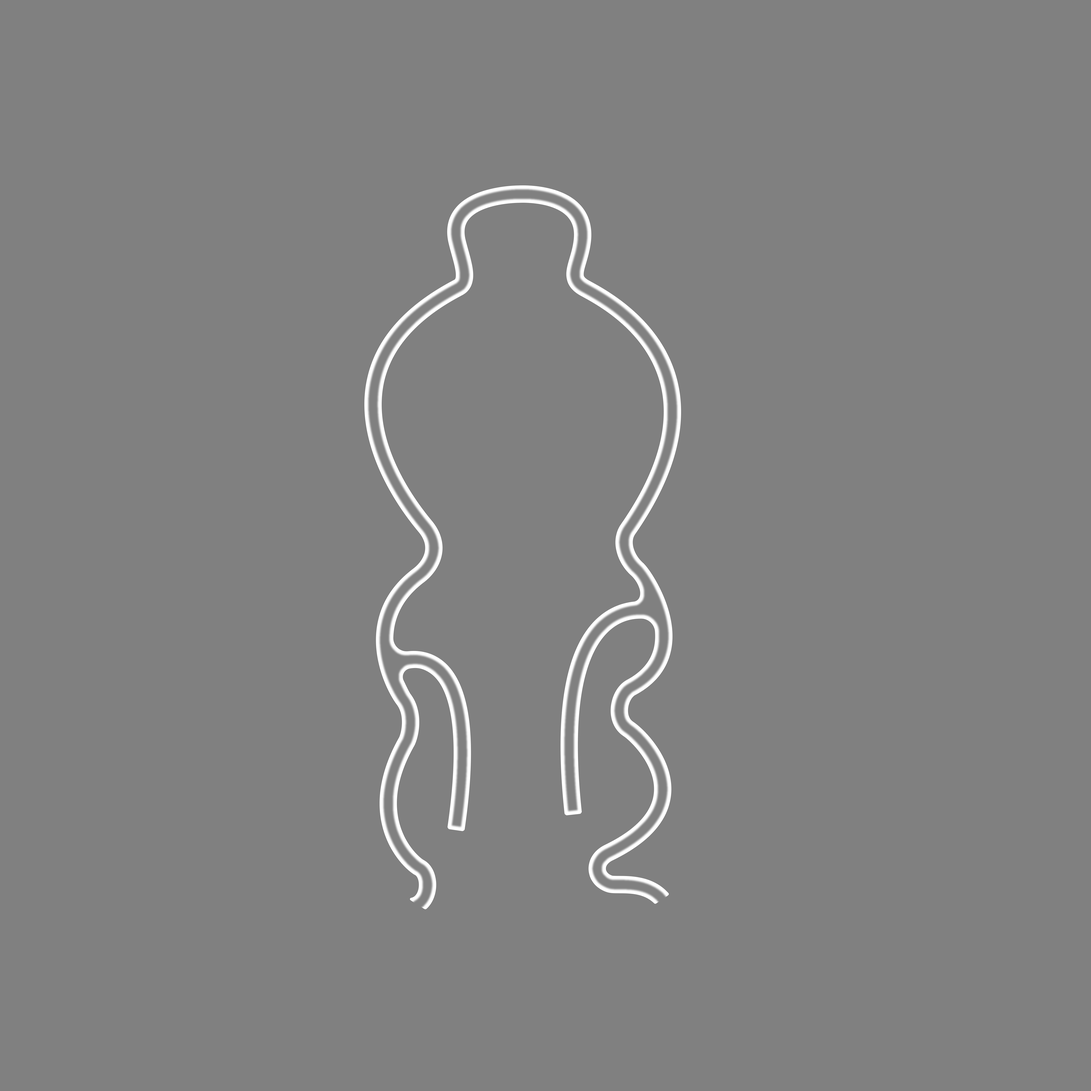
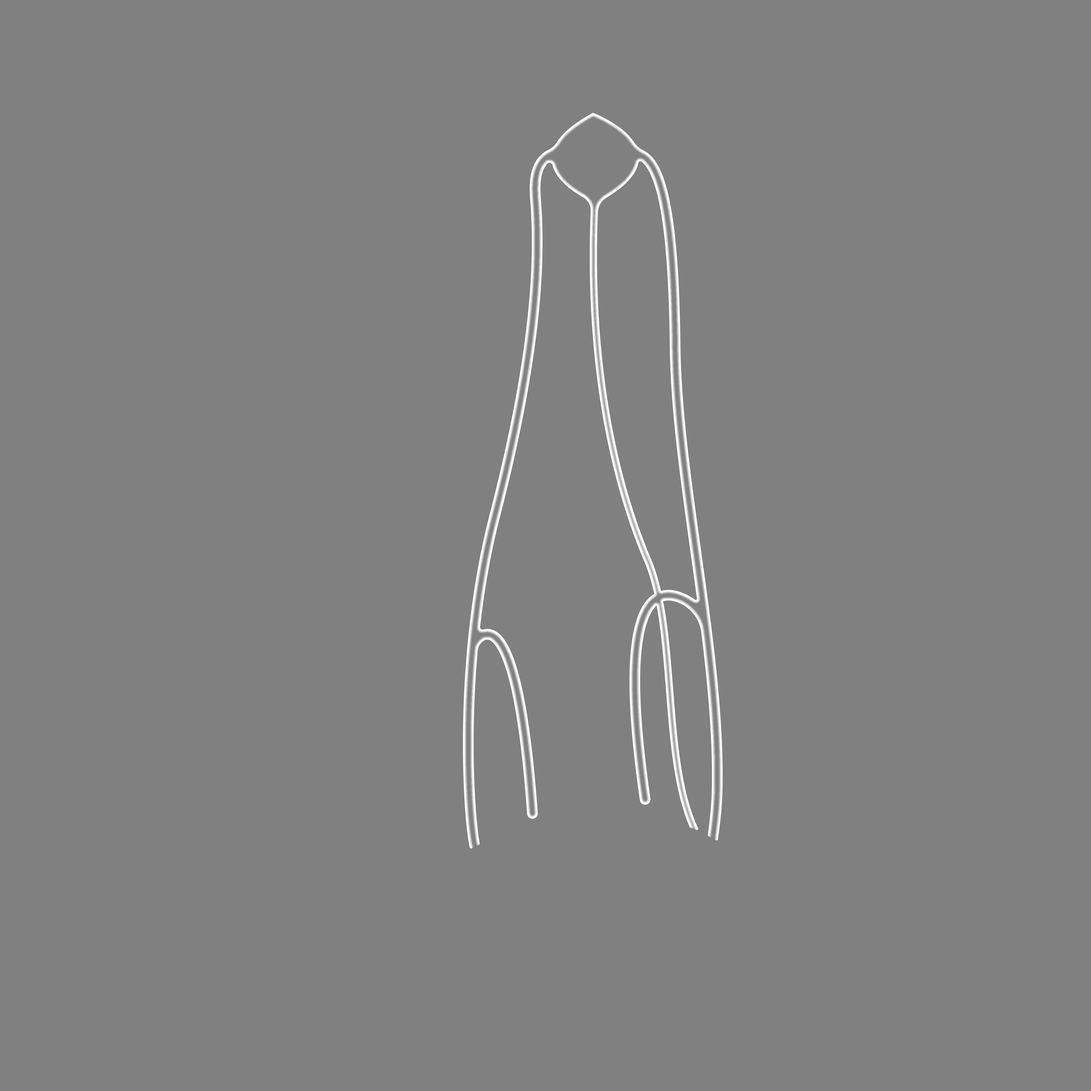
Revision of a layered 1091×1091 image; what changed, layer by layer:
painted on "Vector Smart Object" over (364, 112, 723, 910)
